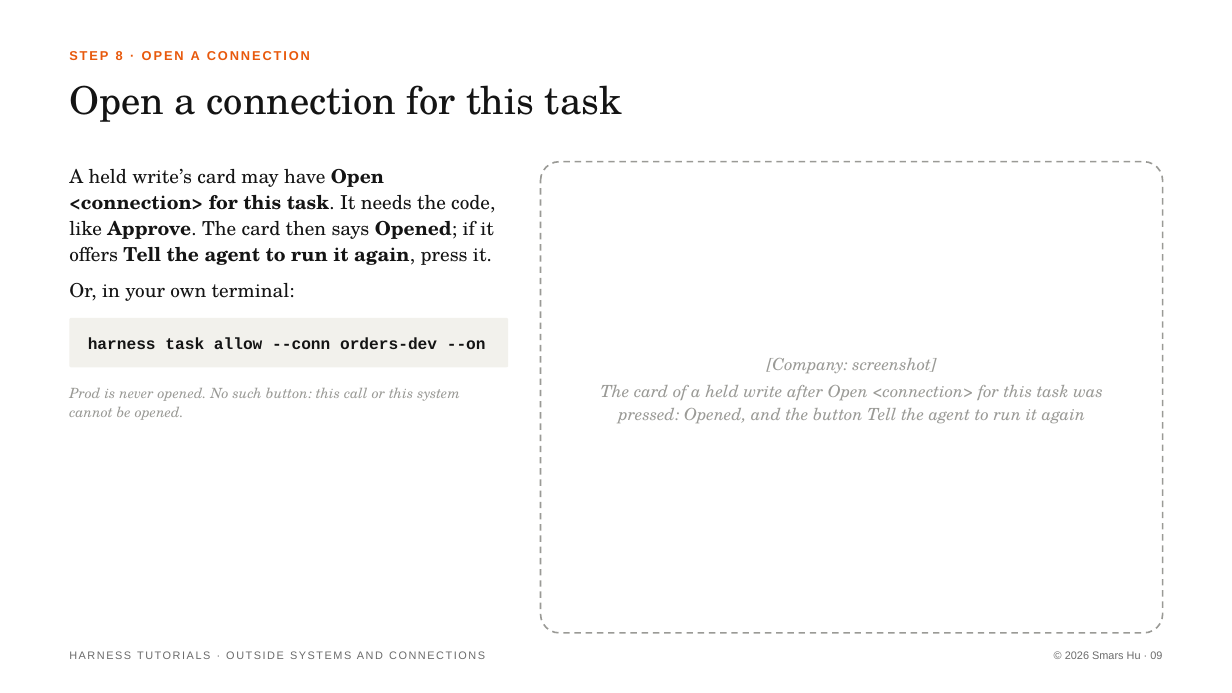
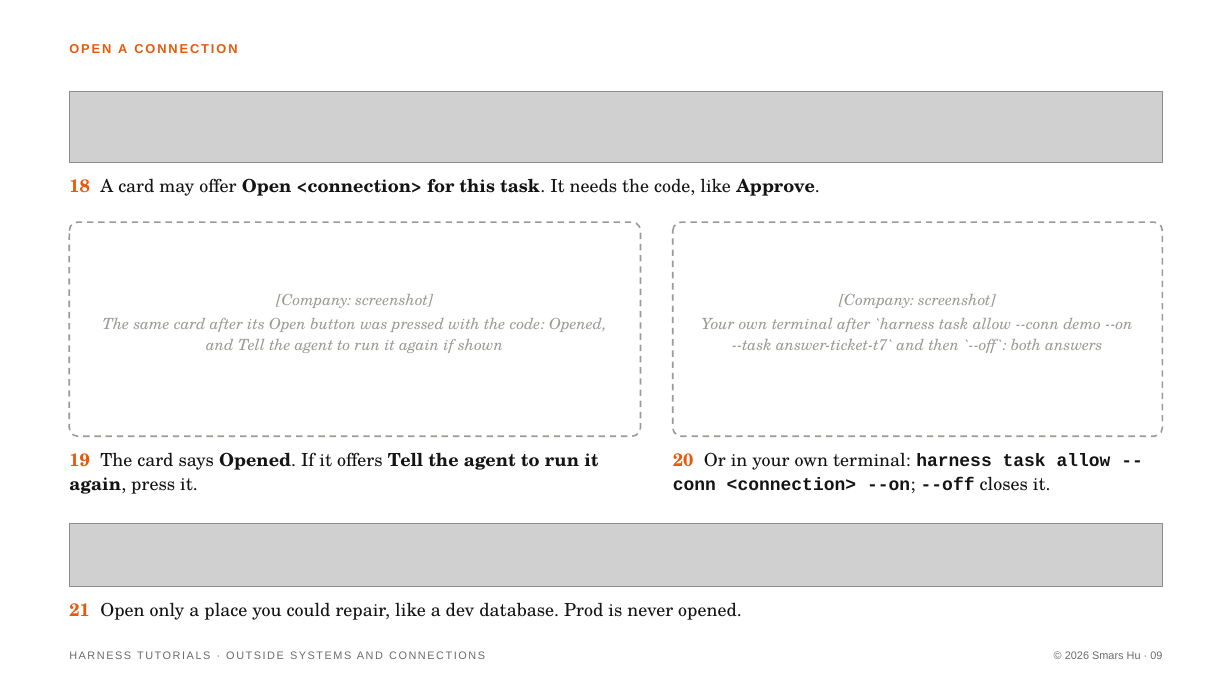
Before and after one commit to Smars-Bin-Hu/ai-exploration, a slide deck: slide 9 of source/tutorials/5_outside.pptx. Drawn at 1232x693 pixels with LibreOffice and Linux fonts; fonts in the diff are those of the drawing; grey boxes stand for pictures. Boxes give left, top, right and bottom in pixels: in the first picture for what was removed or moved away, otherwise in the second. Text is boxed around its words. In the diff, an @@ line names an element or a change of style, - is before the commit and + after.

```diff
--- a/source/tutorials/5_outside.pptx
+++ b/source/tutorials/5_outside.pptx
@@ text at <box>69,44,237,53</box>: text changed @@
-STEP 8 · OPEN A CONNECTION
+OPEN A CONNECTION
@@ picture added at <box>69,91,1163,164</box> @@
@@ text at <box>69,178,820,196</box>: text changed; size 30 to 14 pt; bold on @@
-Open a connection for this task
+18 A card may offer Open <connection> for this task. It needs the code, like Approve.
@@ text removed at <box>69,169,495,301</box> @@
-A held write’s card may have Open <connection> for this task. It needs the code, like Approve. The card then says Opened; if it offers Tell the agent to run it again, press it.
-Or, in your own terminal:
@@ rounded rectangle: place and size @@
-rounded rectangle at <box>69,318,508,367</box>
+rounded rectangle at <box>69,222,640,436</box>
@@ rounded rectangle at <box>69,222,640,436</box>: fill #F2F1EC to none; outline none to #9A9A96 1.25 pt dashed @@
@@ rounded rectangle: place and size @@
-rounded rectangle at <box>541,162,1163,633</box>
+rounded rectangle at <box>673,222,1163,436</box>
@@ text "[Company: screenshot]": place and size @@
-text "[Company: screenshot]" at <box>601,358,1103,423</box>
+text "[Company: screenshot]" at <box>103,294,607,353</box>
@@ text at <box>276,294,433,308</box>: size 13 to 12 pt in "[Company: screenshot]"; less space between paragraphs @@
@@ text added at <box>702,294,1132,353</box>, 12 pt, text #9A9A96, italic @@
+[Company: screenshot]
+Your own terminal after `harness task allow --conn demo --on --task answer-ticket-t7` and then `--off`: both answers
@@ text at <box>103,318,607,353</box>: text changed; size 13 to 12 pt @@
-The card of a held write after Open <connection> for this task was pressed: Opened, and the button Tell the agent to run it again
+The same card after its Open button was pressed with the code: Opened, and Tell the agent to run it again if shown
@@ text removed at <box>88,337,486,349</box> @@
-harness task allow --conn orders-dev --on
@@ text removed at <box>69,388,460,420</box> @@
-Prod is never opened. No such button: this call or this system cannot be opened.
@@ text added at <box>69,452,598,494</box>, 14 pt, text #141414, bold @@
+19 The card says Opened. If it offers Tell the agent to run it again, press it.
@@ text added at <box>673,452,1111,493</box>, 14 pt, text #141414, bold @@
+20 Or in your own terminal: harness task allow --conn <connection> --on; --off closes it.
@@ picture added at <box>69,524,1163,587</box> @@
@@ text added at <box>69,602,742,620</box>, 14 pt, text #141414 @@
+21 Open only a place you could repair, like a dev database. Prod is never opened.
```
Also in this commit, not shown: 8 other slides changed, 4 slides added, 4 slides removed, 17 other files.
